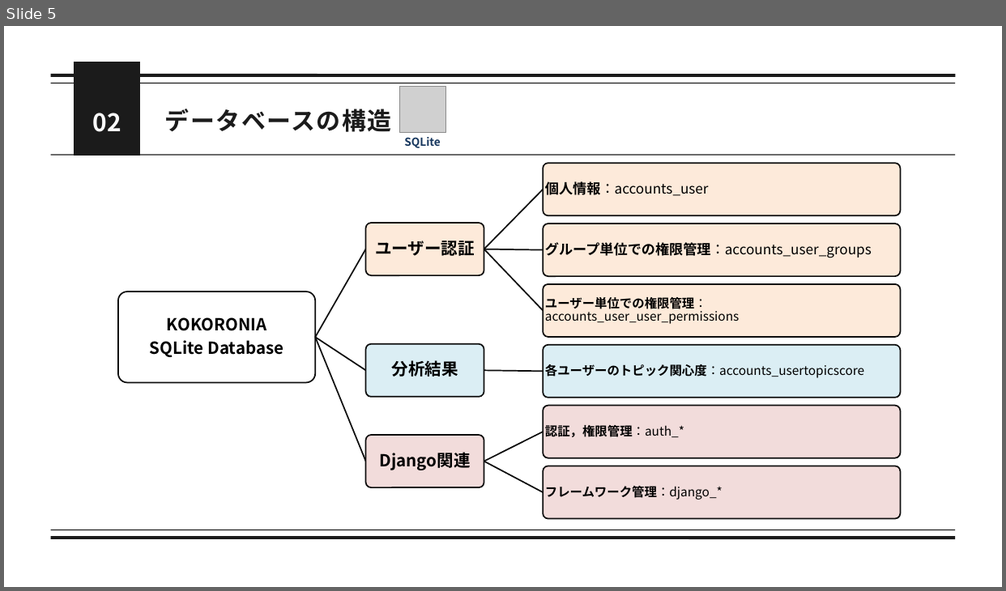
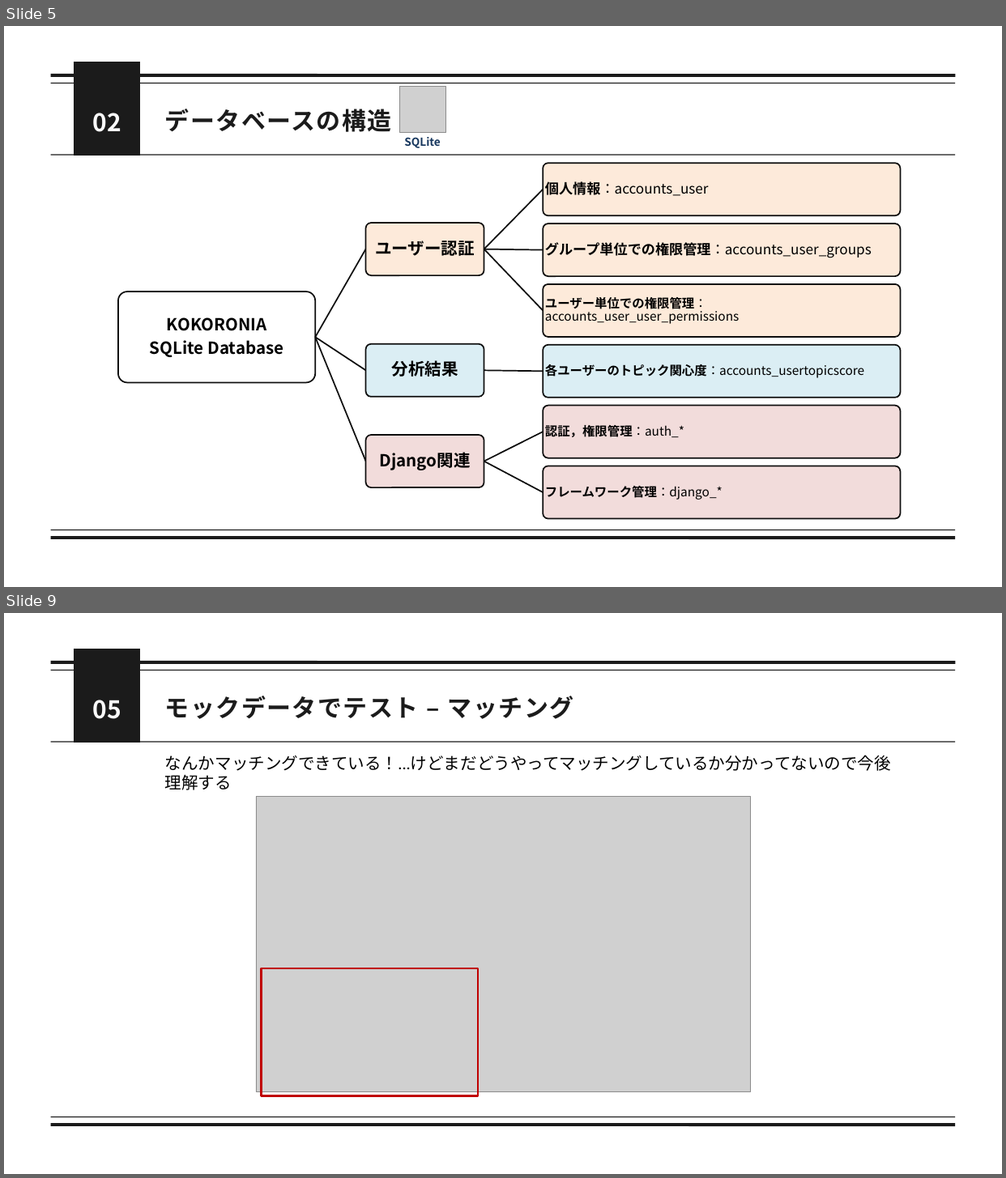
Before and after one commit to momok47/kokoronia, a slide deck: docs/ミーティング/発表資料/25_0711_進捗.pptx. Shown one above the other, each under a label of ours: slide 5 before the commit, slides 5 and 9 after it; the slides between them are not shown. The pictures are 1006x591 and 1006x1178 pixels, drawn with LibreOffice and Linux fonts; fonts in the diff are those of the drawing; grey boxes stand for pictures. Boxes give left, top, right and bottom in pixels: in the first picture for what was removed or moved away, otherwise in the second. Text is boxed around its words. In the diff, an @@ line names an element or a change of style, - is before the commit and + after.

```diff
--- a/docs/ミーティング/発表資料/25_0711_進捗.pptx
+++ b/docs/ミーティング/発表資料/25_0711_進捗.pptx
@@ slide 9 added at bbox=[4, 613, 1002, 1174], background #FFFFFF @@
@@ freeform shape added at bbox=[74, 649, 140, 743], fill #1B1B1B @@
@@ line added from (51, 671) to (955, 671), #1B1B1B 1.5 pt @@
@@ line added from (51, 662) to (955, 662), #1B1B1B 4.5 pt @@
@@ text added at bbox=[93, 700, 121, 719], 35 pt, text #FAFAFA, bold @@
+05
@@ text added at bbox=[165, 696, 574, 719], 35 pt, text #1B1B1B, bold @@
+モックデータでテスト – マッチング
@@ line added from (51, 742) to (955, 742), #1B1B1B 1.5 pt @@
@@ text added at bbox=[165, 755, 891, 771], 24 pt, text #000000 @@
+なんかマッチングできている！...けどまだどうやってマッチングしているか分かってないので今後理解する
@@ picture added at bbox=[256, 797, 751, 1093] @@
@@ rectangle added at bbox=[262, 969, 478, 1096], outline #C00000 3 pt @@
@@ line added from (51, 1117) to (955, 1117), #1B1B1B 1.5 pt @@
@@ line added from (51, 1125) to (955, 1125), #1B1B1B 4.5 pt @@
```
Also in this commit, not shown: 5 slides changed, 1 other slide added, 7 other files.
